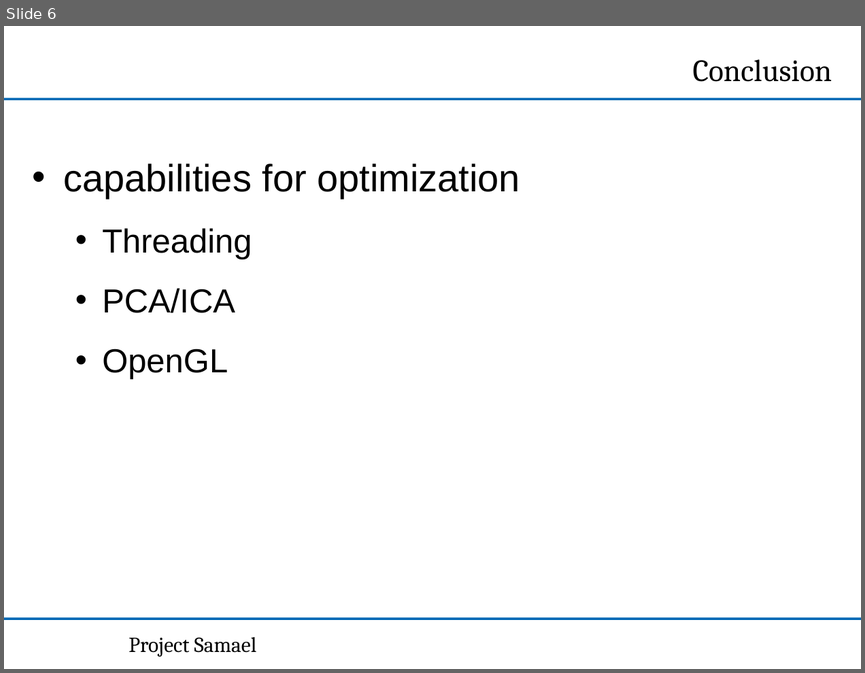
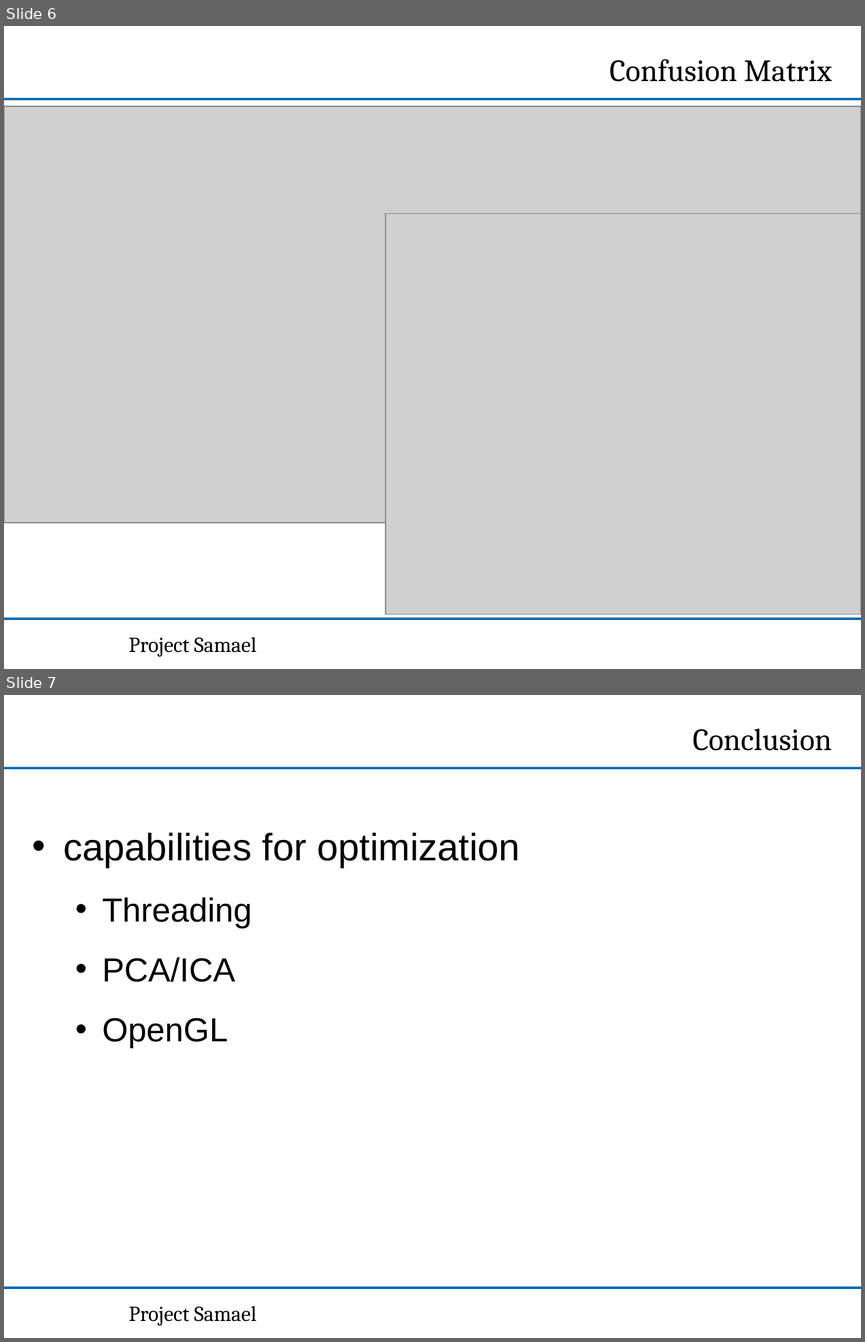
Before and after one commit to NPTricky/img-classification-ss13, a slide deck: doc/PPT-2013-07-10/m3-presentation.ppt. Shown one above the other, each under a label of ours: slide 6 before the commit, slides 6 and 7 after it. The pictures are 865x673 and 865x1342 pixels, drawn with LibreOffice and Linux fonts; fonts in the diff are those of the drawing; grey boxes stand for pictures; background and template pictures are left out. Boxes give left, top, right and bottom in pixels: in the first picture for what was removed or moved away, otherwise in the second. Text is boxed around its words. In the diff, an @@ line names an element or a change of style, - is before the commit and + after.

```diff
--- a/doc/PPT-2013-07-10/m3-presentation.ppt
+++ b/doc/PPT-2013-07-10/m3-presentation.ppt
@@ slide 6 added at box(4, 26, 861, 669), background #FFFFFF; not listed: 2 template elements that a slide beside it also shows @@
@@ free added at box(449, 46, 841, 92), 26 pt, text #000000 @@
+Confusion Matrix
@@ picture added at box(4, 106, 861, 523) @@
@@ picture added at box(385, 214, 861, 615) @@
@@ text added at box(128, 637, 257, 656), 18 pt, text #000000 @@
+Project Samael
@@ what was slide 6 is now slide 7 @@
```
Also in this commit, not shown: 3 slides changed, 1 other file.
